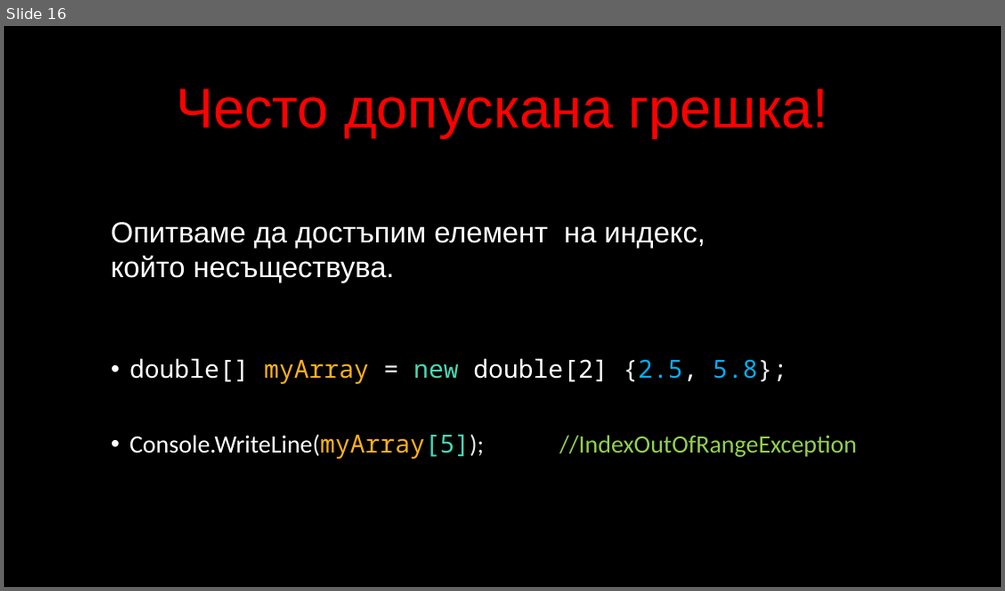
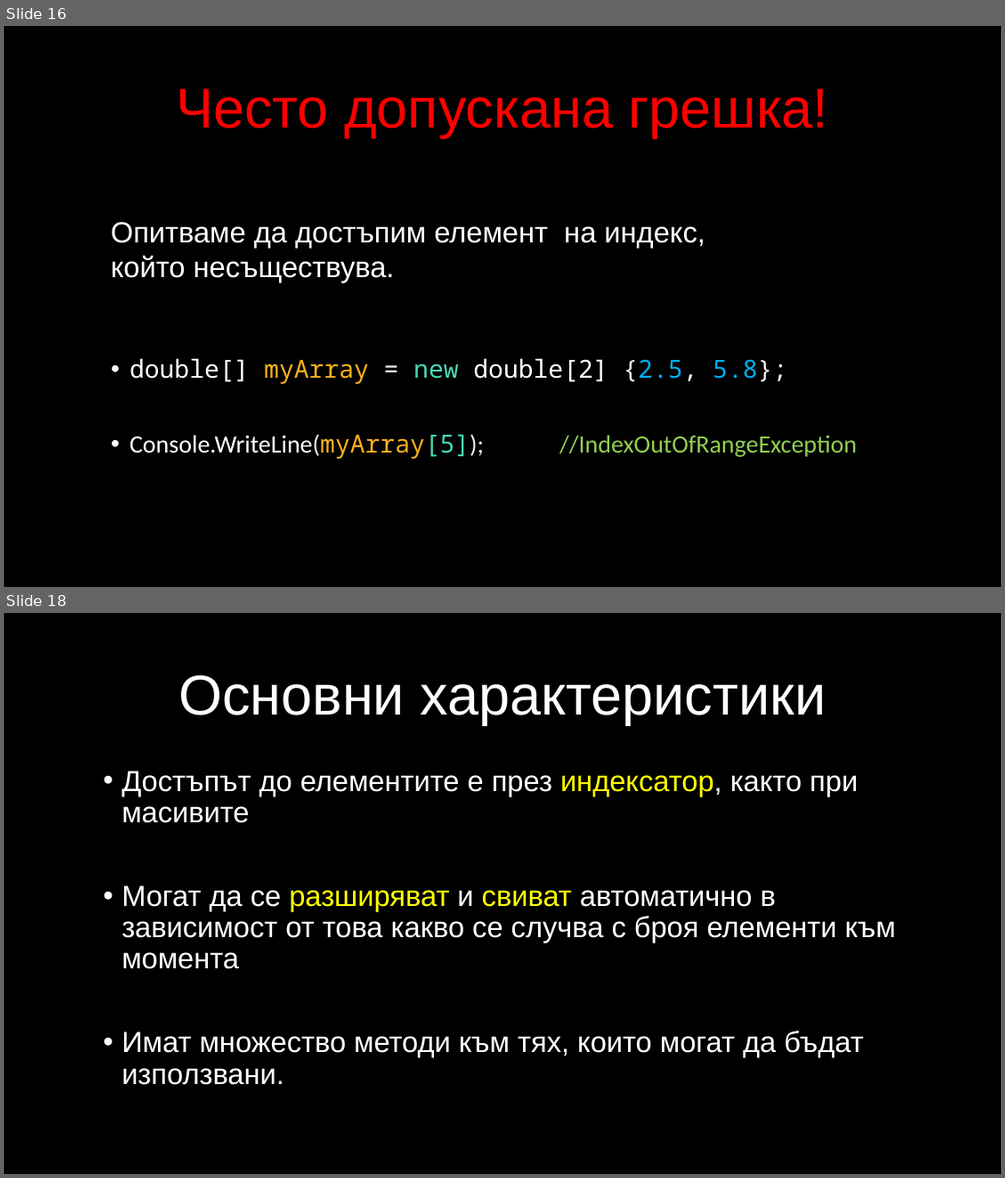
Before and after one commit to velizar92/CSharp-Programming-Presentations, a slide deck: C# Intermediate.pptx. Shown one above the other, each under a label of ours: slide 16 before the commit, slides 16 and 18 after it; the slides between them are not shown. The pictures are 1005x591 and 1005x1178 pixels, drawn with LibreOffice and Linux fonts; fonts in the diff are those of the drawing; background and template pictures are left out. Boxes give left, top, right and bottom in pixels: in the first picture for what was removed or moved away, otherwise in the second. Text is boxed around its words. In the diff, an @@ line names an element or a change of style, - is before the commit and + after.

```diff
--- a/C# Intermediate.pptx
+++ b/C# Intermediate.pptx
@@ slide 18 added at [4, 613, 1001, 1174], background picture (left out) @@
@@ title added at [178, 675, 825, 725], 54 pt, text #FFFFFF @@
+Основни характеристики
@@ text added at [121, 771, 896, 1085], 28 pt, text #FFFFFF @@
+• Достъпът до елементите е през индексатор, както при масивите
+• Могат да се разширяват и свиват автоматично в зависимост от това какво се случва с броя елементи към момента
+• Имат множество методи към тях, които могат да бъдат използвани.
```
Also in this commit, not shown: 1 slide changed, 7 other slides added.
